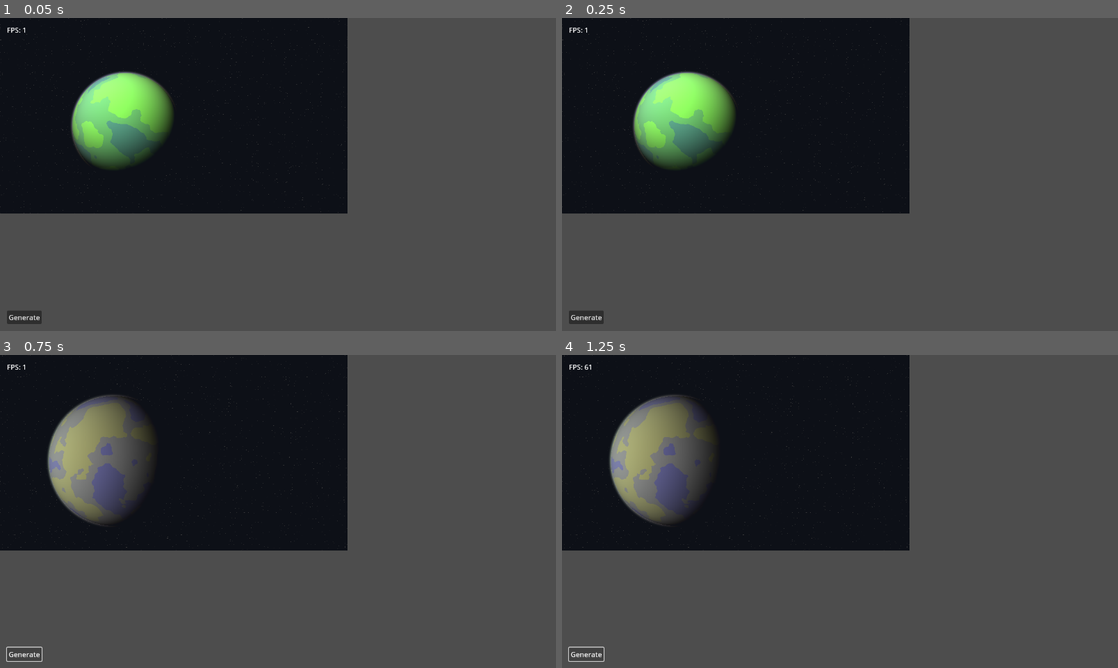
Above: before the commit, frames 1-4 (two rows, left to right).
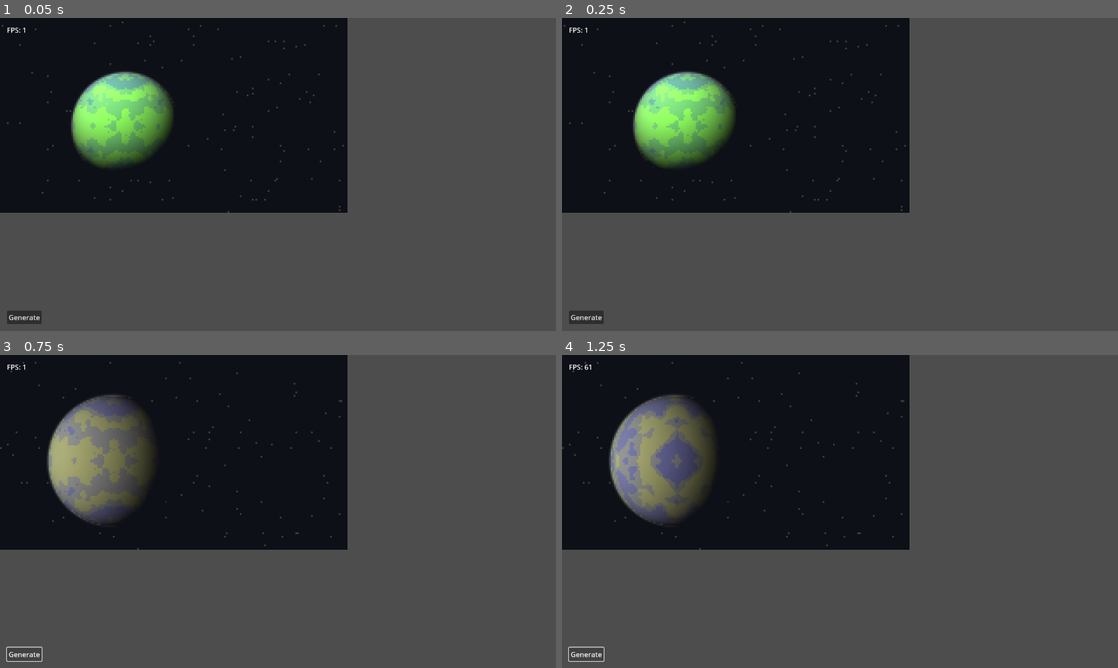
Above: after the commit, the same moments.

Repository: omgthan/planet
Game: Godot game, scene res://main.tscn
The game is run twice, just before and just after one commit, with the same random seed, the same clock (stepped at 60 frames per second) and the same inputs.
Inputs:
- Up to frame 1 (0.05 s): no input
- Up to frame 2 (0.25 s): no input
- Up to frame 3 (0.75 s): click "Generate" at 0.5 s
- Up to frame 4 (1.25 s): no input

The runs differ from the first frame. In frame 1, 2.2% of the frame differs, in the area x 0-63%, y 0-63%; in frame 2, 2.2%; in frame 3, 1.1%; in frame 4, 1.3%.

Commit message:
Resolution scale tweak and commented unnecessary line

Diff:
--- a/globals.gd
+++ b/globals.gd
@@ -2,7 +2,7 @@
 
 var planet_render_res : Vector2
 var screen_size : Vector2
-var screen_render_res_factor : int = 1
+var screen_render_res_factor : int = 4
 
 func _ready() -> void:
 	screen_size = get_viewport().size
--- a/planet.gdshader
+++ b/planet.gdshader
@@ -77,7 +77,7 @@
 		i don't remember what this does exactly, i think it changes
 		the bounds of the point to be between 0 and 1
 	*/
-	point = point/2.0 + 0.5;
+	//point = point/2.0 + 0.5;
 
 	// get the noise value at the current point
 	vec4 surface_noise = texture(noise_texture, abs(point));
